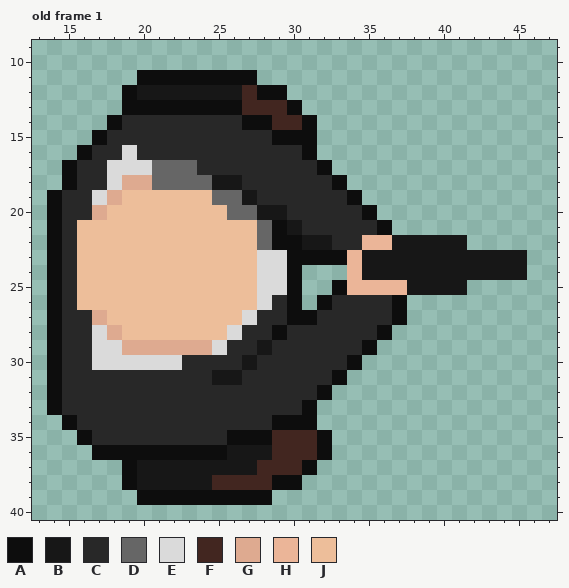
Two states of a pixel-art file, SPRITES/Characters/Char1.aseprite. That is the earlier state.
50x50 pixels, 1 frame. Colours within 5 levels of each other are drawn and written as one. Shown: old frame 1: x 13..47, y 9..40. The commit also changed other frames, which this record leaves out.
Visible layers, top first: "Body", "Legs".
Palette (. is transparent): A #0d0d0d  B #171717  C #282828  D #666666  E #dadada  F #422620  G #deaa90  H #ebb598  J #edbe9a
Pixels before, old frame 1, first column x 14:
11 ......AAAAAAAA..................
12 .....ABBBBBBBFAA................
13 .....AAAAAAAAFFFA...............
14 ....ACCCCCCCCAAFFA..............
15 ...ACCCCCCCCCCCAAA..............
16 ..ACCECCCCCCCCCCCA..............
17 .ACCEEEDDDCCCCCCCCA.............
18 .ACCEGGDDDDBBCCCCCCA............
19 ACCEGJJJJJJDDBCCCCCCA...........
20 ACCGJJJJJJJJDDBBCCCCCA..........
21 ACJJJJJJJJJJJJDABCCCCCA.........
22 ACJJJJJJJJJJJJDAABBCCHHBBBBB....
23 ACJJJJJJJJJJJJEEAAAAHBBBBBBBBBBB
24 ACJJJJJJJJJJJJEEA...HBBBBBBBBBBB
25 ACJJJJJJJJJJJJEEA..AHHHHBBBB....
26 ACJJJJJJJJJJJJECA.ACCCCA........
27 ACCGJJJJJJJJJECCAACCCCCA........
28 ACCEGJJJJJJJECCACCCCCCA.........
29 ACCEEGGGGGGECCBCCCCCCA..........
30 ACCEEEEEECCCCBCCCCCCA...........
31 ACCCCCCCCCCBBCCCCCCA............
32 ACCCCCCCCCCCCCCCCCA.............
33 ACCCCCCCCCCCCCCCCA..............
34 .ACCCCCCCCCCCCCAAA..............
35 ..ACCCCCCCCCAAAFFFA.............
36 ...AAAAAAAAABBBFFFA.............
37 .....ABBBBBBBBFFFA..............
38 .....ABBBBBFFFFAA...............
39 ......AAAAAAAAA.................
New version:
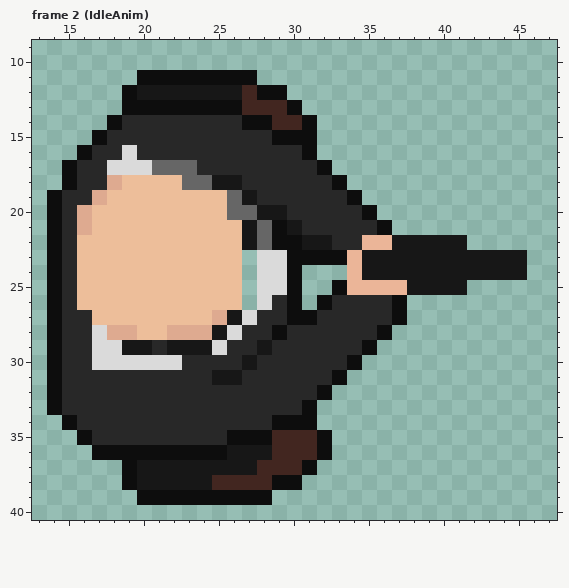
A new or re-ordered frame is compared with the old frame closest to it.
Diff:
frames 1 -> 5
layer "Head" added
Changed rows in their new state; - is an unchanged pixel.
Frame 2 (IdleAnim) is new; against old frame 1, layers "Head", "Body":
first column x 16:
18 --GJJJJ-----
19 -GJ------J--
20 GJ----------
21 G----------B
22 -----------B
23 -----------.
24 -----------.
25 -----------.
26 -----------.
27 -J-------GB-
28 ---G--GGGB--
29 ---BBCBBB---
